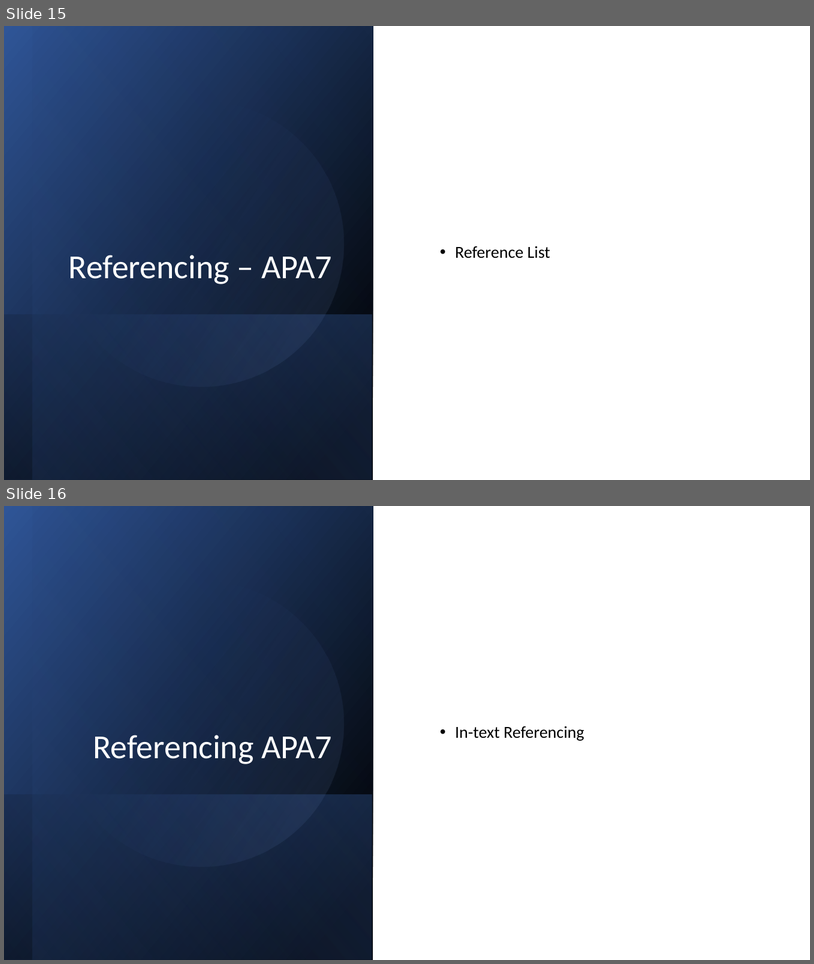
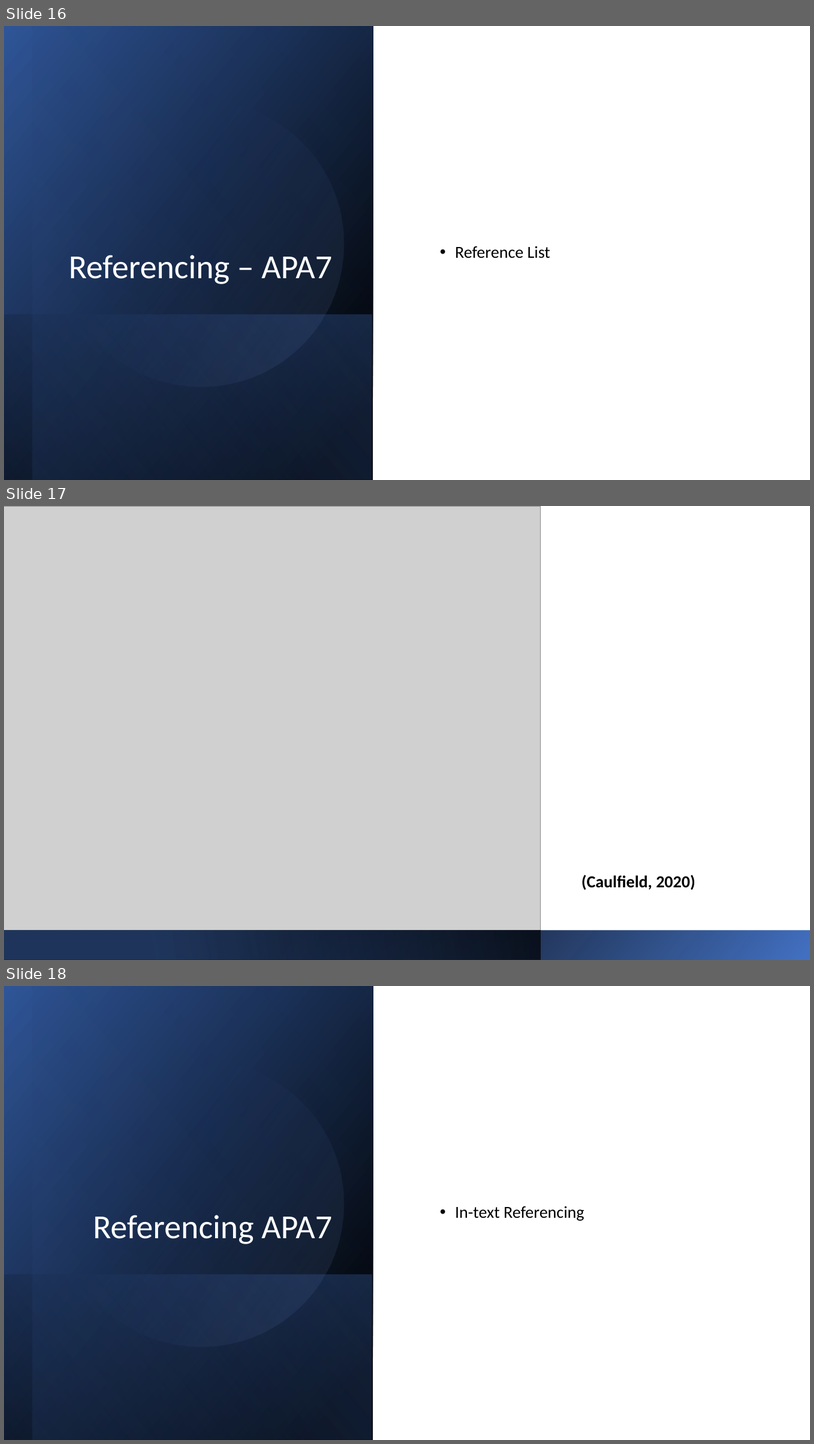
Before and after one commit to robinja4/FlexIT, a slide deck: Report Writing & Referencing.pptx. Shown one above the other, each under a label of ours: slides 15 and 16 before the commit, slides 16, 17 and 18 after it. The pictures are 814x964 and 814x1444 pixels, drawn with LibreOffice and Linux fonts; fonts in the diff are those of the drawing; grey boxes stand for pictures. Boxes give left, top, right and bottom in pixels: in the first picture for what was removed or moved away, otherwise in the second. Text is boxed around its words. In the diff, an @@ line names an element or a change of style, - is before the commit and + after.

```diff
--- a/Report Writing & Referencing.pptx
+++ b/Report Writing & Referencing.pptx
@@ slide 17 added at box(4, 506, 810, 960), background #FFFFFF @@
@@ picture added at box(4, 506, 540, 930) @@
@@ text added at box(582, 874, 695, 889), 20 pt, text #000000, bold @@
+(Caulfield, 2020)
@@ rectangle added at box(4, 930, 810, 960), fill gradient #000000 to #4472C4 @@
@@ rectangle added at box(4, 930, 541, 960), fill gradient #2F5597 to #000000 @@
@@ what was slide 15 is now slide 16 @@
@@ what was slide 16 is now slide 18 @@
```
Also in this commit, not shown: 1 slide changed, 3 other slides added, 5 other files.
